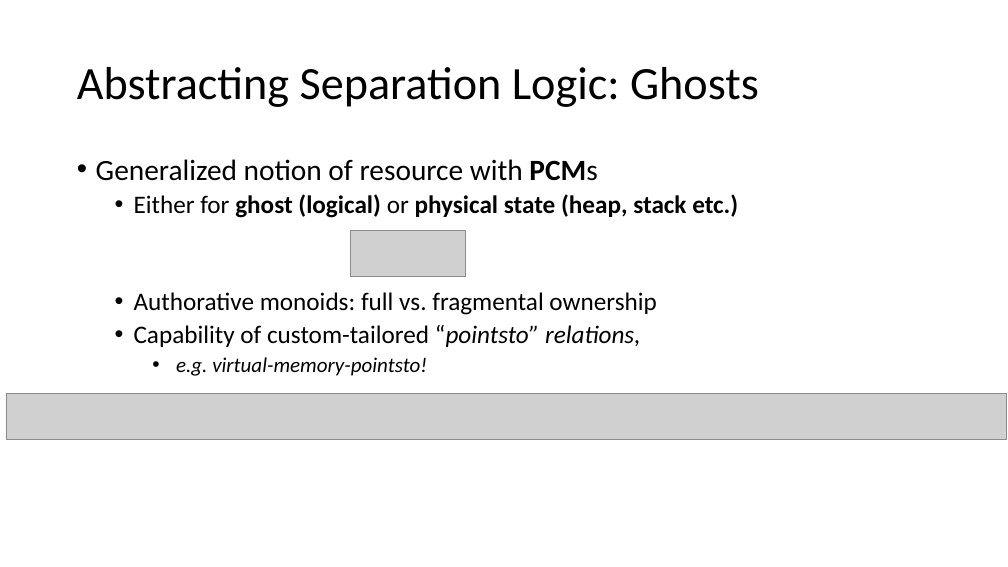
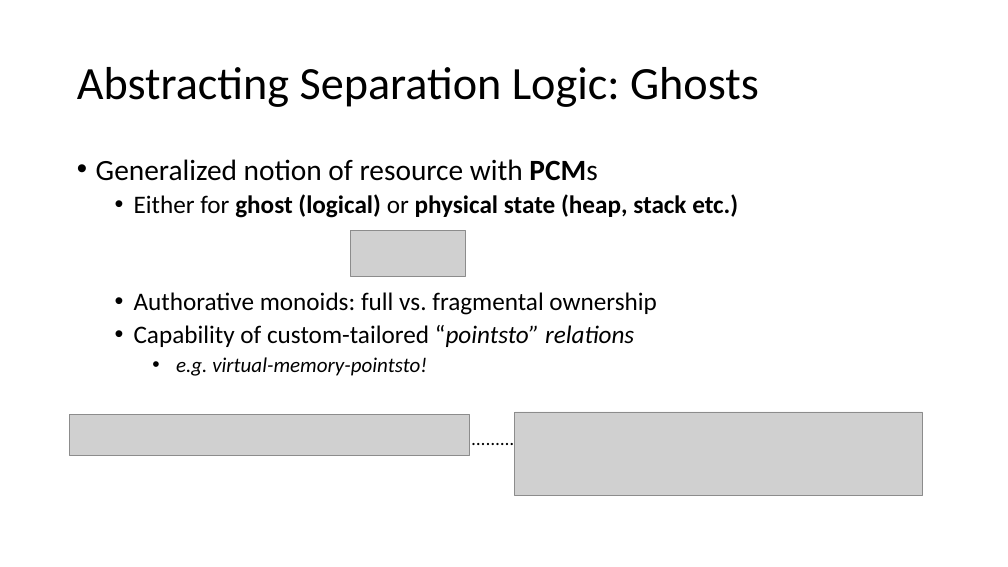
Before and after one commit to Contingent-Systems/modal_abstractions_presentations, a slide deck: slide 8 of thesis_proposal/proposal.pptx. Drawn at 1008x567 pixels with LibreOffice and Linux fonts; fonts in the diff are those of the drawing; grey boxes stand for pictures. Boxes give left, top, right and bottom in pixels: in the first picture for what was removed or moved away, otherwise in the second. Text is boxed around its words. In the diff, an @@ line names an element or a change of style, - is before the commit and + after.

```diff
--- a/thesis_proposal/proposal.pptx
+++ b/thesis_proposal/proposal.pptx
@@ text at (x1=134, y1=325, x2=634, y2=347): text changed @@
-  • Capability of custom-tailored “pointsto” relations,
+  • Capability of custom-tailored “pointsto” relations
@@ picture removed at (x1=6, y1=394, x2=1006, y2=440) @@
@@ picture added at (x1=70, y1=414, x2=470, y2=456) @@
@@ picture added at (x1=515, y1=412, x2=923, y2=496) @@
@@ text added at (x1=464, y1=423, x2=523, y2=454), 18 pt, text #000000, italic @@
+.........
```
Also in this commit, not shown: 9 other slides changed, 2 slides added, 2 slides removed.
